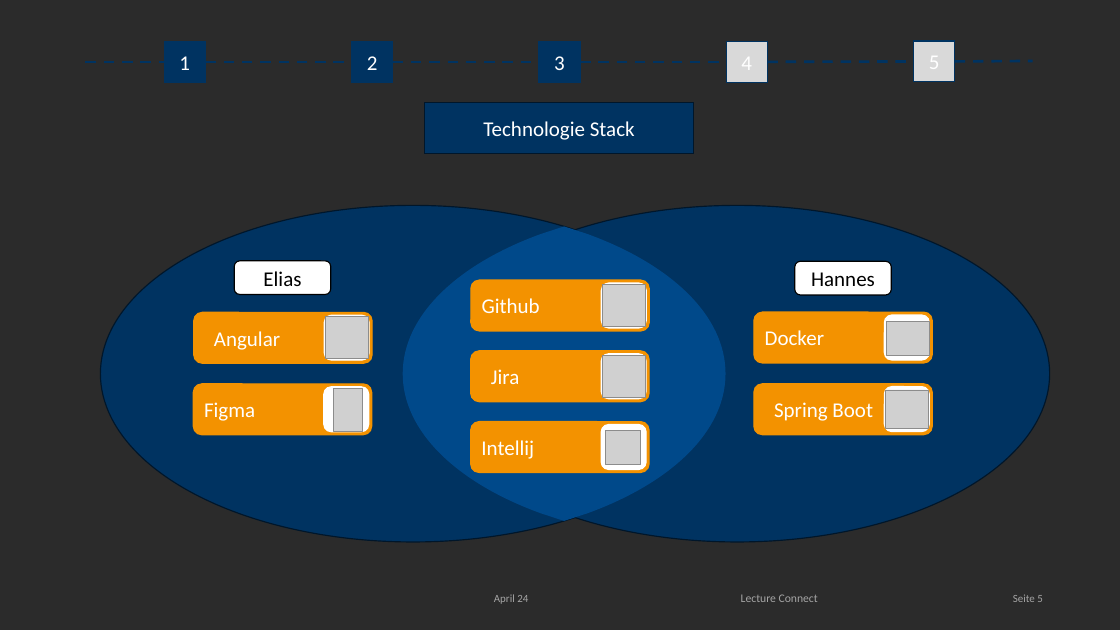
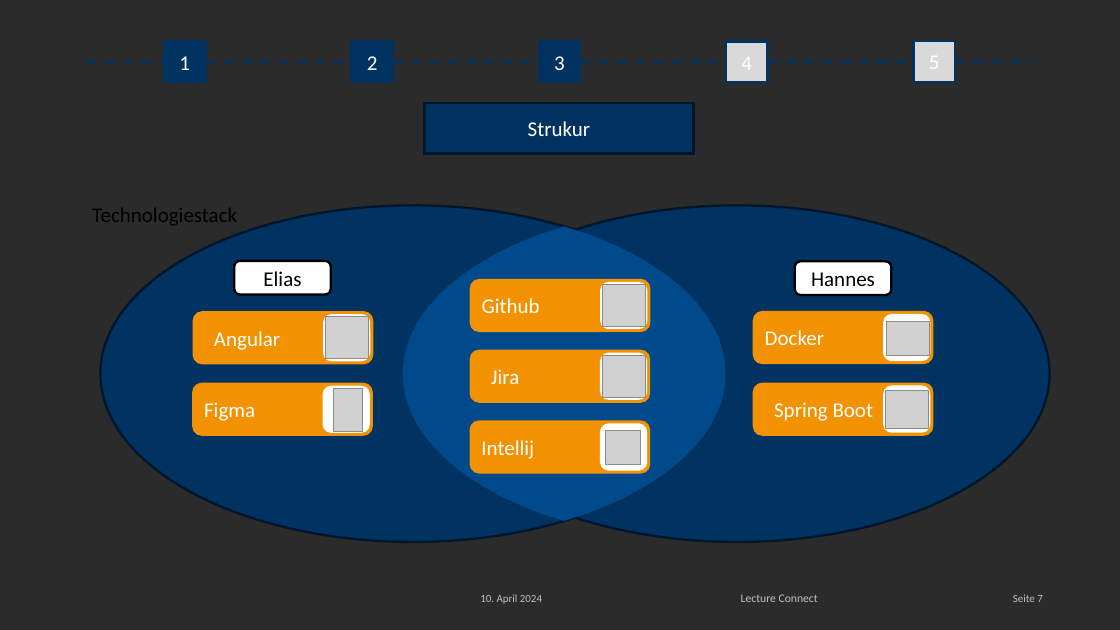
Before and after one commit to Darkuna/Lecture-Connect, a slide deck: slide 7 of Doku/Initiale Präsentation/pp-uniinnsbruck-vorlage-de-en-2023.pptx (slide 5 before the commit). Drawn at 1120x630 pixels with LibreOffice and Linux fonts; fonts in the diff are those of the drawing; grey boxes stand for pictures; background and template pictures are left out; a plain dark background stands for a picture behind light text. Boxes give left, top, right and bottom in pixels: in the first picture for what was removed or moved away, otherwise in the second. Text is boxed around its words. In the diff, an @@ line names an element or a change of style, - is before the commit and + after.

```diff
--- a/Doku/Initiale Präsentation/pp-uniinnsbruck-vorlage-de-en-2023.pptx
+++ b/Doku/Initiale Präsentation/pp-uniinnsbruck-vorlage-de-en-2023.pptx
@@ outline #00162B 1 pt to #00162A 2 pt in 3 elements at <box>101,206,726,543</box>, <box>424,206,1049,543</box>, <box>424,103,693,154</box> @@
@@ text in rectangle at <box>528,121,591,136</box>: text changed @@
-Technologie Stack
+Strukur
@@ text added at <box>92,208,237,225</box>, 18 pt, text #000000 @@
+Technologiestack
@@ rounded rectangle "Elias" at <box>234,261,331,295</box>: outline #000000 1 pt to #000000 2 pt; proportions changed @@
@@ rounded rectangle "Hannes" at <box>795,261,891,295</box>: outline #000000 1 pt to #000000 2 pt; proportions changed @@
@@ outline #F39200 1 pt to #F39200 2 pt; proportions changed in 6 elements at <box>471,351,649,402</box>, <box>471,280,649,331</box>, <box>194,313,372,364</box>, <box>193,384,371,435</box>, <box>755,384,933,435</box>, <box>755,313,933,364</box> @@
@@ outline #FFFFFF 1 pt to #FFFFFF 2 pt; proportions changed in 6 elements at <box>602,283,646,329</box>, <box>602,354,646,399</box>, <box>324,315,369,360</box>, <box>323,386,368,432</box>, <box>885,386,929,432</box>, <box>885,315,929,360</box> @@
@@ text at <box>480,594,542,604</box>: text changed; size 9.3 to 9.4 pt; text colour #A5A5A5 to #C0C0C0 @@
-April 24
+10. April 2024
@@ text "Lecture Connect" at <box>741,594,818,602</box>: text colour #A5A5A5 to #C0C0C0 @@
@@ page number at <box>1013,594,1043,602</box>: text changed; size 9.3 to 9.4 pt; text colour #A5A5A5 to #C0C0C0 @@
-Seite 5
+Seite 7
```
Also in this commit, not shown: 11 other slides changed, 1 slide added, 1 other file.
